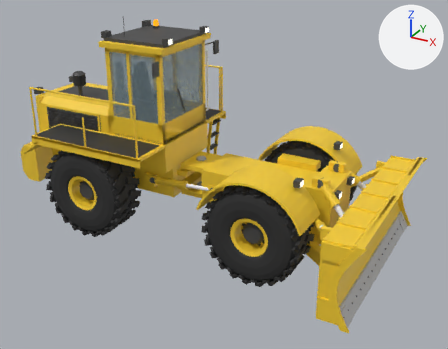
Before and after pictures for a commit that changed the OBJ model 3d-models/wheel-dozer/wheel_dozer.obj.
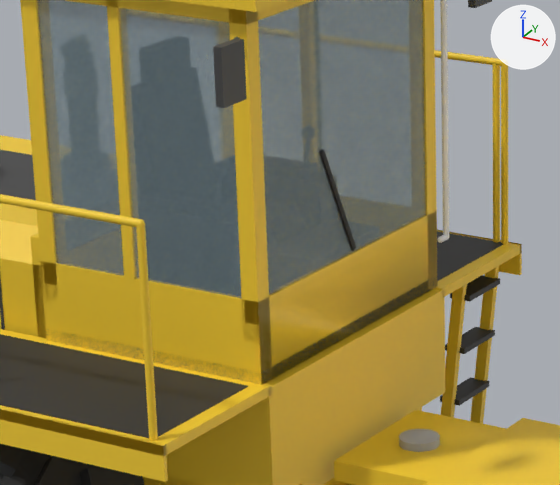
There are two pictures of each version: one whole from a 50 mm camera at (5.99, -9.95, 6.21) aimed at (0.58, -0.11, 1.29), one close up on the part from 22% to 53% of the width and 15% to 49% of the height. The axes (+X, +Y, +Z) are drawn at upper right. The lights are the same throughout. The last two pictures show the newer version. Where no turn or scale is listed for an object, it has been applied to the vertices. Vertices at exactly the same position are counted once.

Objects in the first close-up: 'cab', 'front_frame', 'rear_frame', 'wheel_rear_right'.
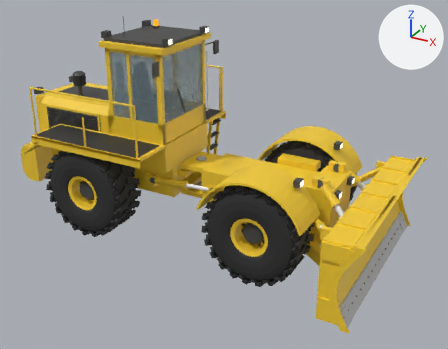
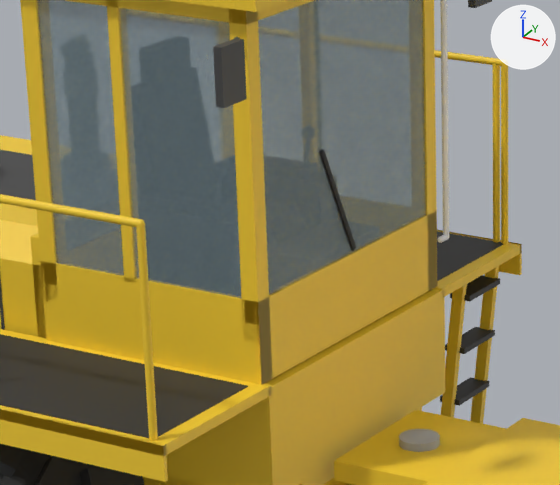
Changed parts and their boxes (x1, y1, x2, y2) in the close-ups (560 x 485 px):
```json
{"part": 1, "of": "me_cab", "change": "reshaped", "before": [46, 0, 434, 384], "after": [106, 0, 136, 283]}
```

Scene script edits in JSON lines:
```json
{"block": "me_cab", "where": "# used by ob_cab; location = (0.0, 0.0, 0.0)"}
{"block": "me_cab", "where": "# verts and faces of me_cab; kept vertices keep their numbers, new ones are numbered from 1149"}
{"block": "me_cab", "where": "# before: 0 (-0.36, 0.8, 1.97) at pixel (437, 286), 1 (-0.36, 0.8, 2.03) at pixel (437, 274), 2 (-0.36, -0.8, 2.03) at pixel (260, 372), 3 (-0.36, -0.8, 1.97) at pixel (261, 384), 4 (-1.6, 0.8, 2.03)"}
{"block": "me_cab", "where": "# before: 5 (-1.6, 0.8, 1.97), 6 (-1.6, -0.8, 1.97) at pixel (46, 340), 7 (-1.6, -0.8, 2.03) at pixel (45, 328), 230 (-1.05, -0.74, 2.37), 233 (-1.05, -0.8, 2.37) at pixel (134, 278)"}
{"block": "me_cab", "where": "# before: 235 (-1.11, -0.74, 2.37), 236 (-1.11, -0.8, 2.37) at pixel (124, 276), 242 (-1.05, 0.8, 2.37), 245 (-1.05, 0.74, 2.37), 247 (-1.11, 0.8, 2.37)"}
{"block": "me_cab", "where": "# before: 248 (-1.11, 0.74, 2.37), 334 (-1.58, 0.25, 2.42), 335 (-1.58, 0.25, 2.44), 336 (-1.58, -0.25, 2.44), 337 (-1.58, -0.25, 2.42)"}
{"op": "remove", "block": "me_cab", "code": "me_cab.from_pydata(...)  # 1149 vertices, 2232 faces; spans x -1.73..-0.21, y -1.16..1.17, z 1.97..4.27"}
{"op": "add", "block": "me_cab", "code": "me_cab.from_pydata(...)  # 1153 vertices, 2232 faces; spans x -1.73..-0.21, y -1.16..1.17, z 1.97..4.27"}
{"block": "me_cab", "change": "me_cab part 1"}
{"op": "add", "block": "me_cab", "code": "delete_vertices([1, 2, 4, 7])  # with the faces that use them"}
{"op": "add", "block": "me_cab", "code": "delete_faces([(0, 6, 5), (0, 3, 6)])"}
{"op": "add", "block": "me_cab", "code": "for i in [230, 233, 235, 236, 242, 245, 247, 248]: verts[i] += (0.0, 0.0, -0.02)"}
{"op": "add", "block": "me_cab", "code": "for i in [*range(334, 338)]: verts[i] += (-0.01, 0.0, 0.0)"}
{"block": "me_cab", "change": "other edits to the shape of me_cab do not show in these pictures"}
```
